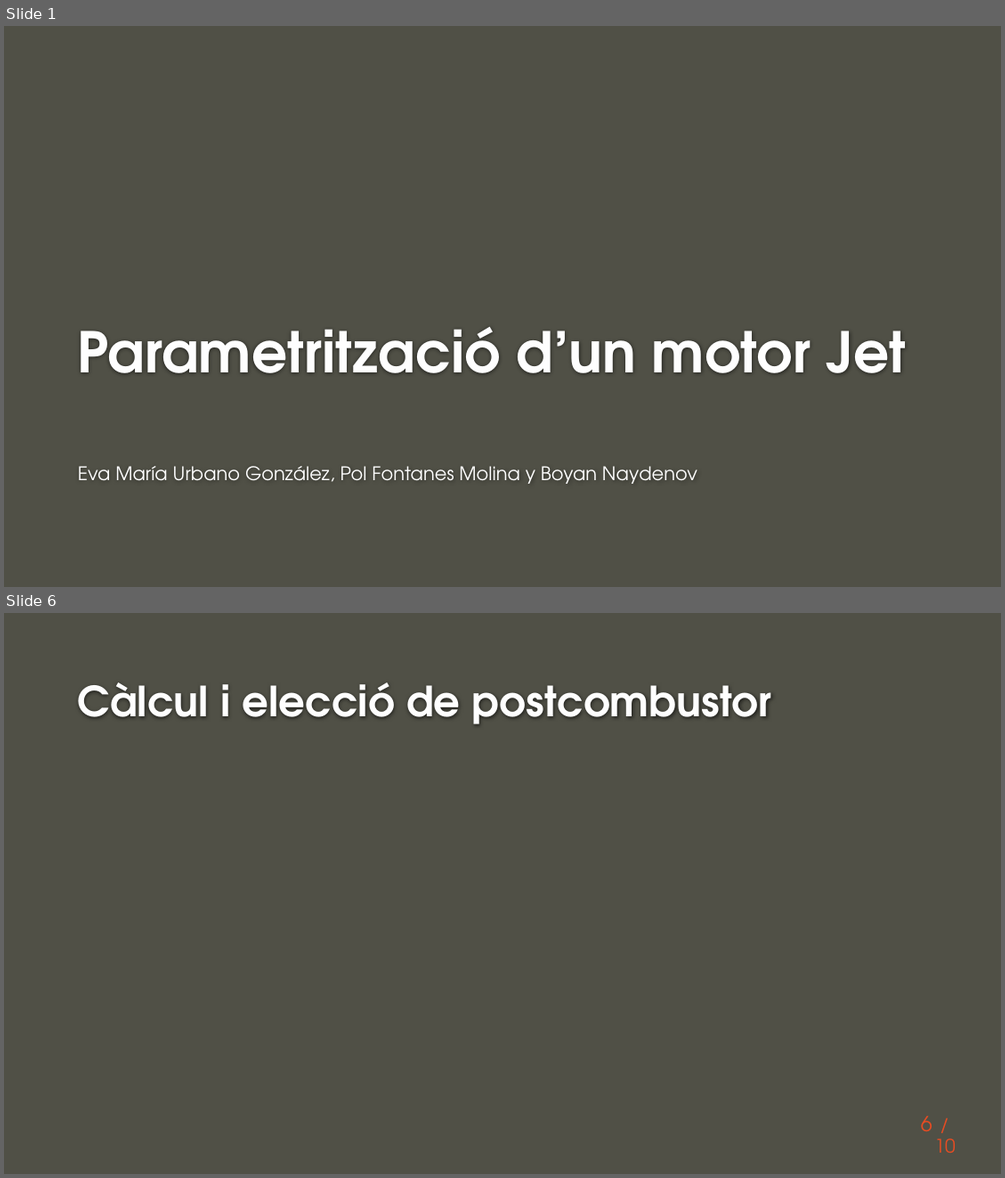
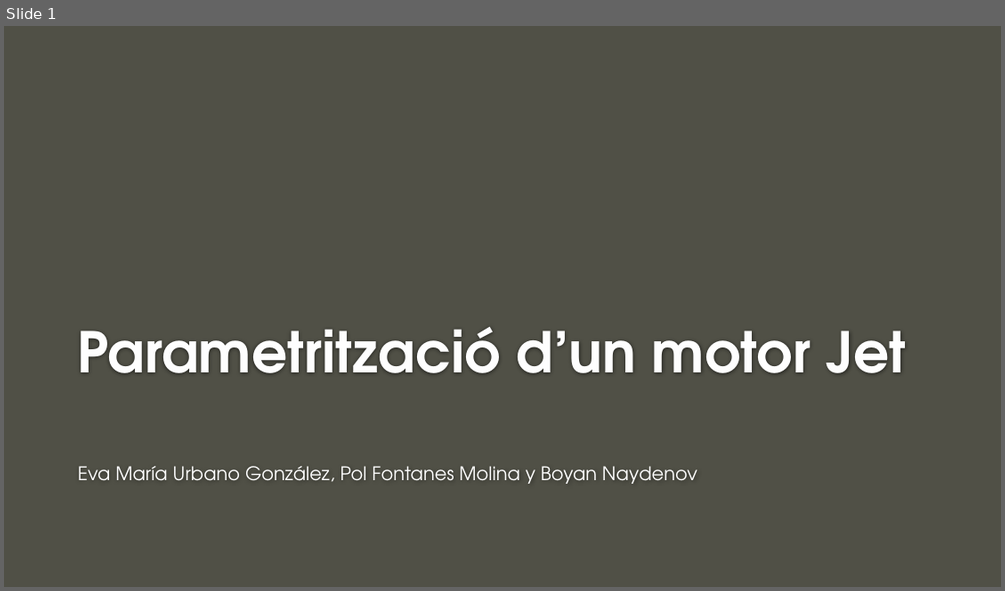
Before and after one commit to naydden/jet-engine-parametrization, a slide deck: ppt/Exposició.pptx. Shown one above the other, each under a label of ours: slides 1 and 6 before the commit, slide 1 after it; the slides between them are not shown. The pictures are 1005x1178 and 1005x591 pixels, drawn with LibreOffice and Linux fonts; fonts in the diff are those of the drawing; background and template pictures are left out. Boxes give left, top, right and bottom in pixels: in the first picture for what was removed or moved away, otherwise in the second. Text is boxed around its words. In the diff, an @@ line names an element or a change of style, - is before the commit and + after.

```diff
--- a/ppt/Exposició.pptx
+++ b/ppt/Exposició.pptx
@@ slide 6 removed at [4,613,1001,1174], background #505046 @@
@@ title removed at [78,682,772,724] @@
-Càlcul i elecció de postcombustor
@@ page number removed at [921,1116,932,1131] @@
-6
@@ text removed at [934,1138,955,1152] @@
-/ 10
```
Also in this commit, not shown: 4 slides changed, 5 slides added, 3 other slides removed, 2 other files.
